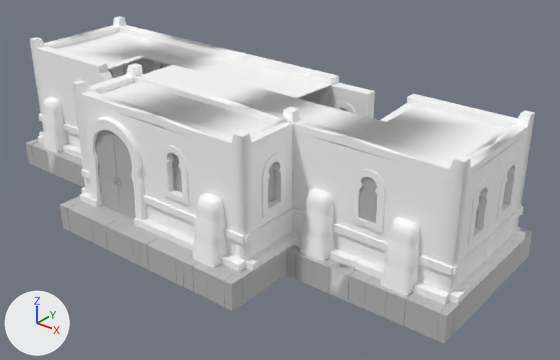
What one commit did to the FBX model Orisha-Unity/Assets/Graph/Environment/City/houss/Houss_08.fbx.
Both versions are drawn from a 50 mm camera at (18.2, -19.5, 14.5) aimed at (1.9, 0.9, 1.9). The axes (+X, +Y, +Z) are drawn at lower left. The lights are the same throughout. Where no turn or scale is listed for an object, it has been applied to the vertices. Vertices at the same position are counted once.

Names of what the first picture shows: 'Houss_08'.
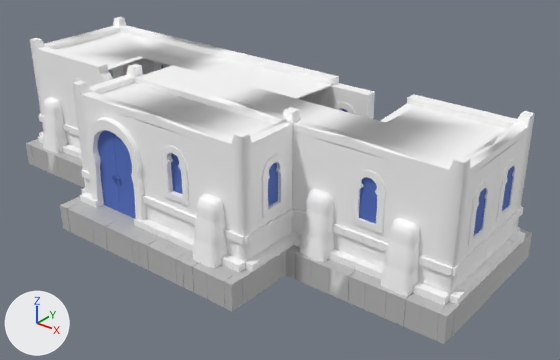
Boxes [x1, y1, x2, y2] around the edits, measured in the pictures (560 x 360 px; the box of a moved part takes in the faces that stretch with it):
'Houss_08', reshaped: before [26, 16, 535, 343]; after [26, 17, 535, 344]
part 1 of me_mesh, moved or reshaped (not visible before): after [502, 167, 513, 210]
part 2 of me_mesh, moved or reshaped (not visible afterwards): before [268, 163, 275, 202]
part 3 of me_mesh, moved or reshaped (not visible before): after [268, 163, 277, 205]
part 4 of me_mesh, moved or reshaped: before [474, 196, 481, 229]; after [268, 163, 278, 206]
part 5 of me_mesh, moved or reshaped: before [475, 207, 478, 225]; after [474, 189, 485, 234]
part 6 of me_mesh, added (blue): after [98, 130, 136, 219]
part 7 of me_mesh, moved or reshaped: before [26, 55, 532, 301]; after [38, 55, 520, 301]
part 8 of me_mesh, recoloured: before [173, 108, 377, 221]; after [172, 109, 377, 222]

Diff of the bpy script that builds the scene:
```diff
--- a/Orisha-Unity/Assets/Graph/Environment/City/houss/Houss_08.fbx.py
+++ b/Orisha-Unity/Assets/Graph/Environment/City/houss/Houss_08.fbx.py
@@ mat_blinn1 @@
+mat_blinn1 = principled_material('blinn1')
+mat_blinn1.base_color = (0.0893, 0.168, 0.573)  # blue #5472c7
+mat_blinn1.roughness = 0.749
@@ me_mesh @@
 # used by ob_houss_08; location = (0.0, 0.0, 0.0)
-me_mesh.from_pydata(...)  # 11183 vertices, 8689 faces; spans x -10.3..10.3, y -4.5..4.5, z 0.0..5.6
-me_mesh.materials.append(mat_lambert1)  # grey #bcbcbc
+me_mesh.from_pydata(...)  # 11042 vertices, 8592 faces; spans x -10.3..10.3, y -4.5..4.5, z 0.0..5.6
+# me_mesh part 1: the loose piece of 4 vertices spanning x 9.8, y 2.0..2.8, z 2.7..4.4 is moved by (0.2, 0.0, -0.1), in mat_blinn1 (blue #5472c7)
+# me_mesh part 2: the loose piece of 4 vertices spanning x 3.8, y -2.4..-1.6, z 2.6..4.3 is moved by (0.1, -0.1, 0.0), in mat_blinn1 (blue #5472c7)
+# me_mesh part 3: the loose piece of 4 vertices spanning x 3.8, y -2.4..-1.6, z 2.6..4.3 is moved by (0.1, -0.1, 0.0), in mat_blinn1 (blue #5472c7)
+# me_mesh part 4: the loose piece of 114 vertices spanning x 9.8, y 0.0..0.8, z 2.7..4.4 is moved by (-5.9, -2.4, -0.1), in mat_blinn1 (blue #5472c7)
+# me_mesh part 5: the loose piece of 4 vertices spanning x 9.8, y 0.0..0.8, z 2.7..4.4 is moved by (0.2, 0.0, -0.1), in mat_blinn1 (blue #5472c7)
+# me_mesh part 6: the loose piece of 18 vertices spanning x -3.1..-0.8, y -3.4, z 1.0..4.3 is copied, and the copy is moved by (-0.1, -0.1, 0.0), in mat_blinn1 (blue #5472c7); it spans x -3.2..-1.0, y -3.5, z 1.0..4.3
+# me_mesh part 7: 464 vertices moved from x -9.9..10.0, y -4.1..4.4, z 1.0..5.0 to x -9.8..10.0, y -4.1..4.4, z 1.0..5.0; 1558 vertices removed from x -10.3..10.3, y -4.1..4.4, z 1.0..5.3; 1477 vertices added at x -10.3..10.3, y -4.1..4.4, z 1.0..5.2
+# me_mesh part 8: 7 faces spanning x -3.8..7.4, y -3.3..3.7, z 2.6..4.3 switch from mat_lambert14 (grey #bcbcbc) to mat_blinn1 (blue #5472c7)
 me_mesh.materials.append(mat_pasted__lambert3)
```
